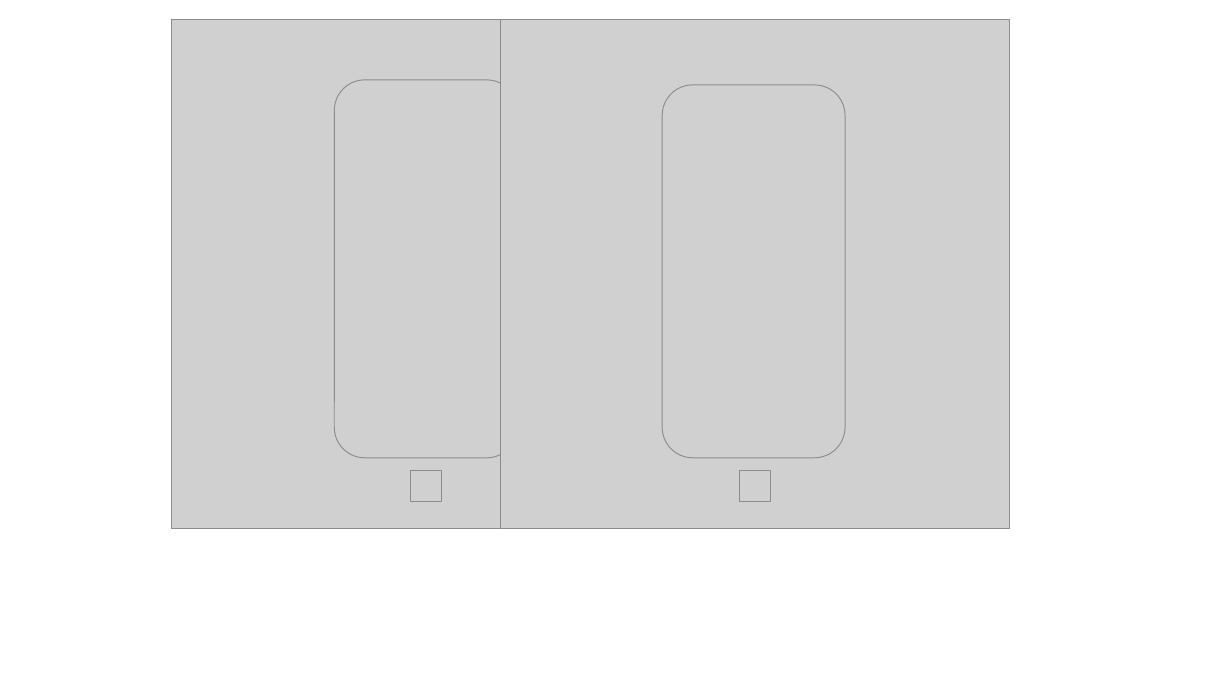
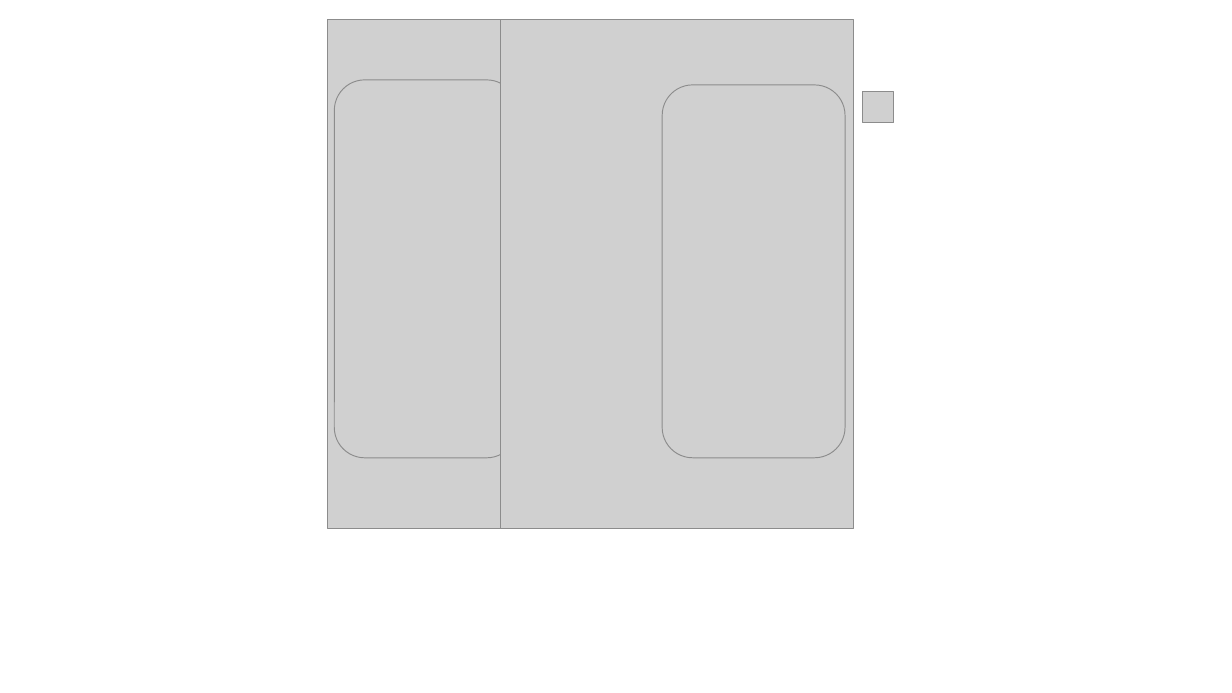
Before and after one commit to OccDeser/paper-third-party-online-payment-TDSC, a slide deck: slide 5 of img-source/images.pptx. Drawn at 1232x693 pixels with LibreOffice and Linux fonts; fonts in the diff are those of the drawing; grey boxes stand for pictures. Boxes give left, top, right and bottom in pixels: in the first picture for what was removed or moved away, otherwise in the second. Text is boxed around its words. In the diff, an @@ line names an element or a change of style, - is before the commit and + after.

Commit message:
update(img) setup

```diff
--- a/img-source/images.pptx
+++ b/img-source/images.pptx
@@ picture: place and size @@
-picture at box(172, 20, 681, 530)
+picture at box(328, 20, 681, 530)
@@ picture: place and size @@
-picture at box(501, 20, 1010, 530)
+picture at box(501, 20, 854, 530)
@@ picture: place and size @@
-picture at box(739, 470, 771, 502)
+picture at box(863, 91, 895, 123)
@@ picture removed at box(411, 470, 443, 502) @@
```
